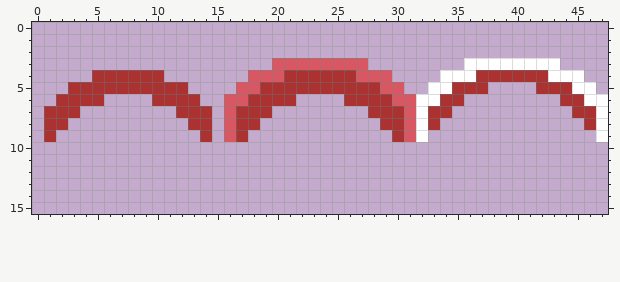
A pixel-art file gets an edit: sprites/magicShield/shield-Sheet.aseprite. This is how it looked before the edit.
48x16 pixels, 1 frame.
After:
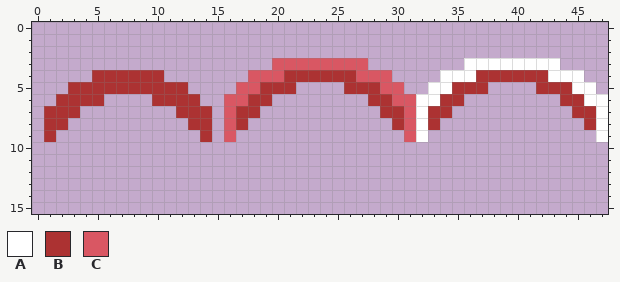
Palette (. is transparent): A #ffffff  B #ac3232  C #d95763
From the commit log: created a magic shield that appears for a moment when used and disappears after 1 second
Change:
@@ x 15..32 @@
  4 ...CCCBBBBBBCCC...
- 5 ..CCBBBBBBBBBBCC..
- 6 .CCBBBB....BBBBCCA
- 7 .CBBB........BBBCA
- 8 .CBB..........BBCA
- 9 .CB............BCA
+ 5 ..CCBBB....BBBCC..
+ 6 .CCBB........BBCCA
+ 7 .CBB..........BBCA
+ 8 .CB............BCA
+ 9 .C..............CA
 10 ..................
Boxes around the changes in both pictures, in picture pixels (x1, y1, x2, y2):
erased: (236, 82, 404, 142)
